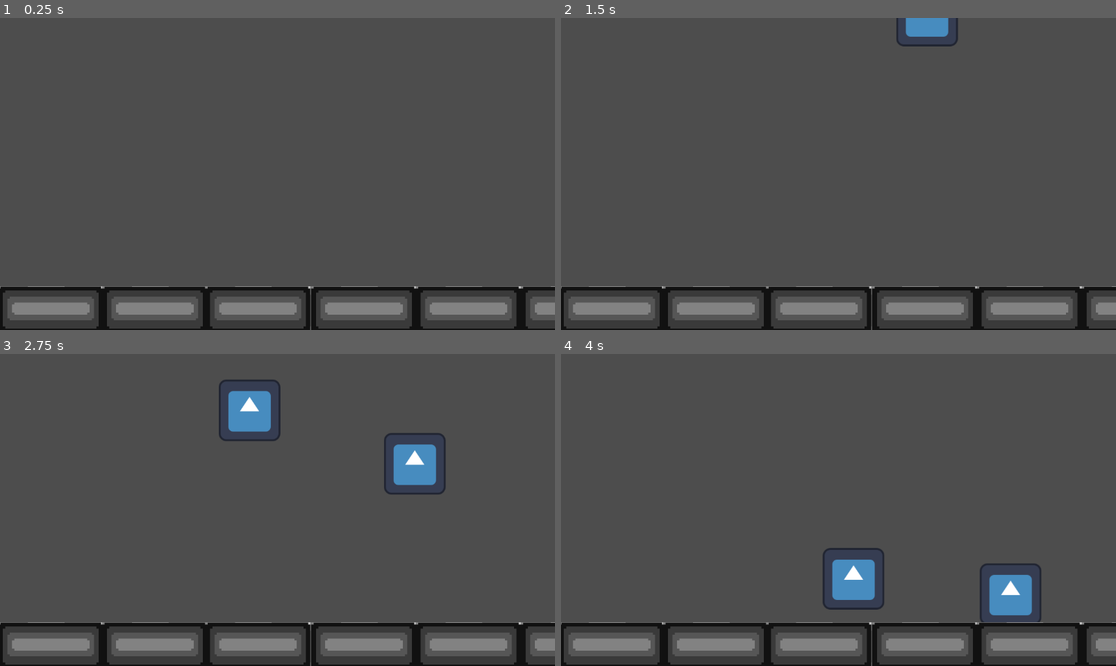
Above: before the commit, frames 1-4 (two rows, left to right).
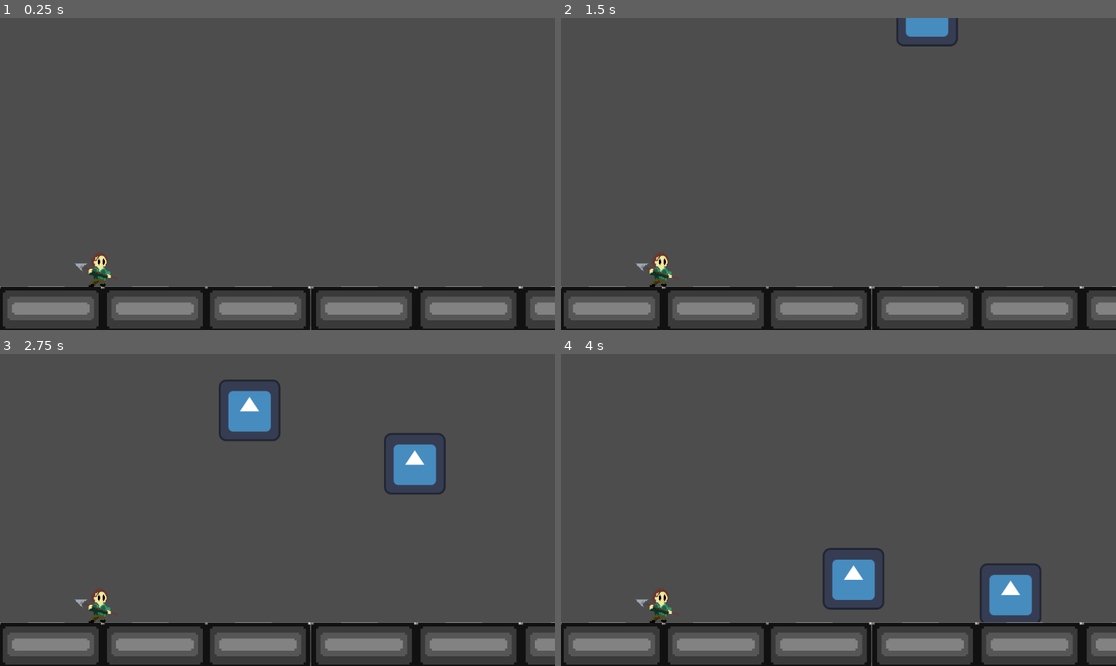
Above: after the commit, the same moments.

Repository: tzchrzanowski/pixel_godot
Game: Godot game, scene res://GameLevel.tscn
The game is run twice, just before and just after one commit, with the same random seed, the same clock (stepped at 60 frames per second) and the same inputs. Before the commit the project has no main scene; this scene is started directly in both runs. The engine's default icon, where the game draws it, is replaced by a stand-in: a white triangle on a blue panel in a dark square.
Inputs:
- Up to frame 1 (0.25 s): no input
- Up to frame 2 (1.5 s): tap Enter at 0.5 s
- Up to frame 3 (2.75 s): no input
- Up to frame 4 (4 s): no input

The runs differ from the first frame. In frame 1, 0.3% of the frame differs, in the area x 13-22%, y 75-87%; in frame 2, 0.3%; in frame 3, 0.3%; in frame 4, 0.3%.

Commit message:
added isolated character scene, linked character to main scene

Diff:
--- a/GameLevel.tscn
+++ b/GameLevel.tscn
@@ -1,8 +1,9 @@
-[gd_scene load_steps=6 format=3 uid="uid://c675gwxlbkkf6"]
+[gd_scene load_steps=7 format=3 uid="uid://c675gwxlbkkf6"]
 
 [ext_resource type="Script" path="res://basicNode.gd" id="1_qlnw5"]
 [ext_resource type="Texture2D" uid="uid://c8jdcxws0lnrm" path="res://icon.svg" id="2_6li18"]
 [ext_resource type="Texture2D" uid="uid://dijbmqb86v5gl" path="res://bw_box1.png" id="3_d40bv"]
+[ext_resource type="PackedScene" uid="uid://drq04fe2kbqvj" path="res://Player.tscn" id="4_3gwkk"]
 
 [sub_resource type="RectangleShape2D" id="RectangleShape2D_jd0jx"]
 size = Vector2(123, 120)
@@ -110,3 +111,6 @@
 position = Vector2(7.62939e-06, 0)
 scale = Vector2(0.591892, 0.516129)
 texture = ExtResource("3_d40bv")
+
+[node name="CharacterBody2D" parent="." instance=ExtResource("4_3gwkk")]
+position = Vector2(203, 521)
--- /dev/null
+++ b/Player.tscn
@@ -0,0 +1,18 @@
+[gd_scene load_steps=3 format=3 uid="uid://drq04fe2kbqvj"]
+
+[ext_resource type="Texture2D" uid="uid://c7v4h8fn1el2e" path="res://spiky2.png" id="1_fcuea"]
+
+[sub_resource type="CapsuleShape2D" id="CapsuleShape2D_18jls"]
+radius = 313.0
+height = 736.0
+
+[node name="CharacterBody2D" type="CharacterBody2D"]
+position = Vector2(222, 388)
+scale = Vector2(0.1, 0.1)
+metadata/_edit_group_ = true
+
+[node name="CollisionShape2D" type="CollisionShape2D" parent="."]
+shape = SubResource("CapsuleShape2D_18jls")
+
+[node name="Sprite2D" type="Sprite2D" parent="."]
+texture = ExtResource("1_fcuea")
--- a/project.godot
+++ b/project.godot
@@ -11,6 +11,6 @@
 [application]
 
 config/name="Pixel_godot"
-run/main_scene="res://basicNode.tscn"
+run/main_scene="res://Player.tscn"
 config/features=PackedStringArray("4.1", "Forward Plus")
 config/icon="res://icon.svg"
Binary file added: spiky2.png
Not shown, added: spiky2.png.import
